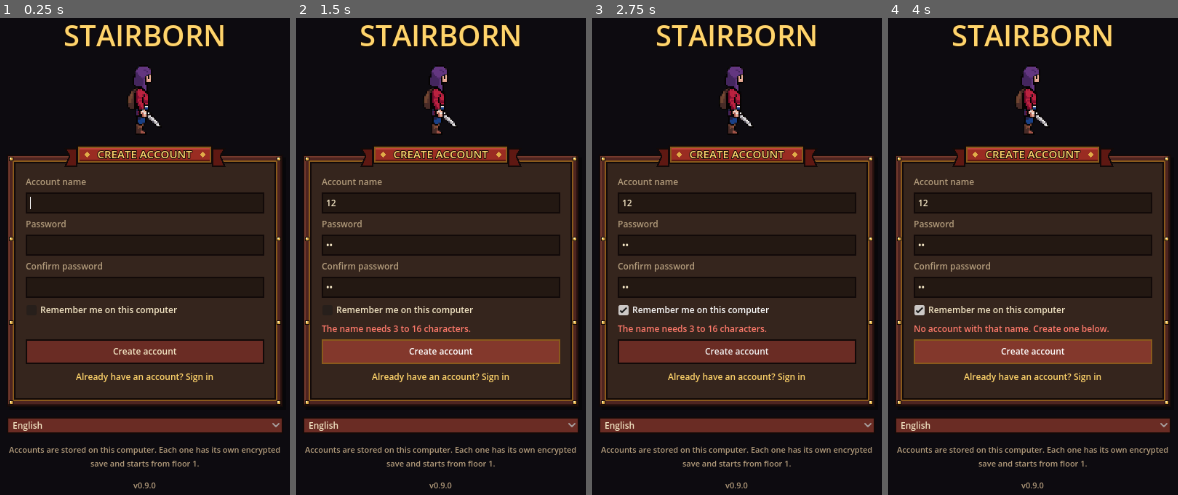
Above: before the commit, frames 1-4 (left to right).
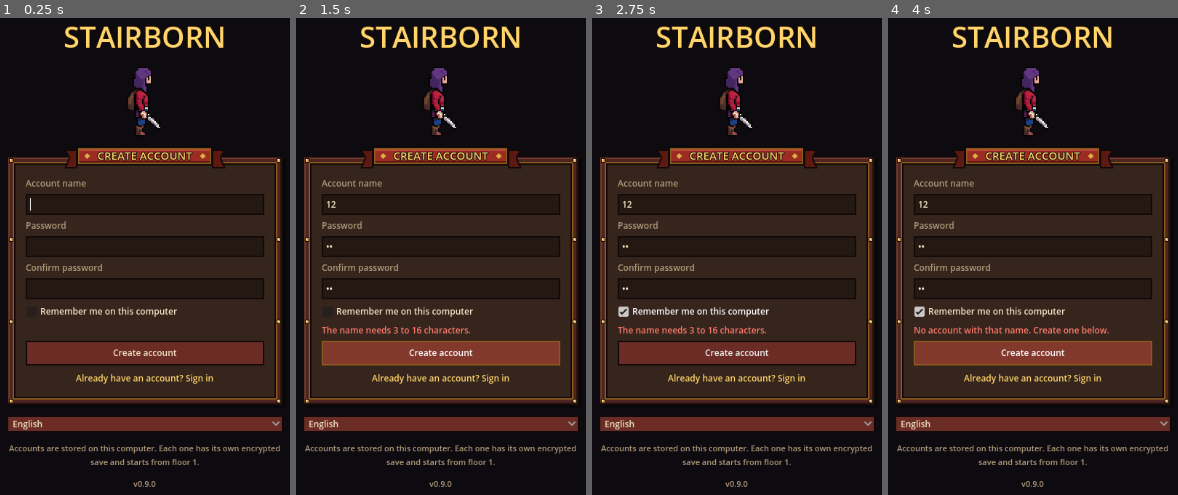
Above: after the commit, the same moments.

Repository: B4dCtrl/NEAT
Game: Godot game, scene res://scenes/main.tscn
The game is run twice, just before and just after one commit, with the same random seed, the same clock (stepped at 60 frames per second) and the same inputs.
Inputs (mouse positions are in pixels of both pictures, inside the frame that each line leads up to):
- Up to frame 1 (0.25 s): no input
- Up to frame 2 (1.5 s): click (441, 204) at 0.52 s; type "12" at 0.6 s; click (441, 246) at 0.75 s; type "12" at 0.83 s; click (441, 285) at 0.98 s; type "12" at 1.07 s; click "Create account" at 1.25 s
- Up to frame 3 (2.75 s): click "Remember me on this computer" at 2 s
- Up to frame 4 (4 s): click "Already have an account? Sign…" at 2.75 s; click "Sign in" at 3.5 s

The runs differ from the first frame. In frame 1, 9.6% of the frame differs, in the area x 2-98%, y 1-99%; in frame 2, 10%; in frame 3, 10%; in frame 4, 10%.

Commit message:
Fix the crash on exit, translate the bonfire tag, fit the login frame
- Music was rendered in GDScript on a worker thread, which corrupted the
  heap and crashed the game when it closed. It now renders on the main
  thread a couple of notes per frame, and stops if the game quits.
- The bonfire tag drawn on the stairs is translated; the login frame fits
  its form (no empty band when signing in) and its language menu follows
  the current language.
- tests/soak.gd: minutes of fast play, panels, languages and modes, to
  catch runtime script errors.

Co-Authored-By: Claude Opus 5.5 <noreply@anthropic.com>
Claude-Session: https://claude.ai/code/session_011tL4kMuabpwphMLcc2tf4B

Diff:
--- a/infinite_tower/core/audio.gd
+++ b/infinite_tower/core/audio.gd
@@ -15,7 +15,8 @@
 var _tracks := {}
 var _current_track := ""
 var _wanted_track := "climb"
-var _building := {}
+var _building := {}         # tracks being rendered
+var _abort := false         # set on exit: a running render stops early
 
 
 func _ready() -> void:
@@ -212,6 +213,10 @@
 	bytes.resize(samples.size() * 2)
 	for i in samples.size():
 		bytes.encode_s16(i * 2, int(clampf(samples[i], -1.0, 1.0) * 32000.0))
+	return _wav_from_bytes(bytes, rate, loop)
+
+
+func _wav_from_bytes(bytes: PackedByteArray, rate: int, loop: bool) -> AudioStreamWAV:
 	var w := AudioStreamWAV.new()
 	w.format = AudioStreamWAV.FORMAT_16_BITS
 	w.mix_rate = rate
@@ -219,7 +224,7 @@
 	w.data = bytes
 	if loop:
 		w.loop_mode = AudioStreamWAV.LOOP_FORWARD
-		w.loop_end = samples.size()
+		w.loop_end = bytes.size() / 2
 	return w
 
 
@@ -245,9 +250,14 @@
 	if _building.has(track) or _tracks.has(track):
 		return
 	_building[track] = true
-	WorkerThreadPool.add_task(func():
-		var wav := _render_track(track)
-		call_deferred("_on_track_ready", track, wav))
+	_render_track(track)
+
+
+## Rendering runs on the main thread, a few notes per frame. (It used to run
+## on a worker thread, but GDScript there corrupted memory and crashed the
+## game on exit.)
+func _exit_tree() -> void:
+	_abort = true
 
 
 func _on_track_ready(track: String, wav: AudioStreamWAV) -> void:
@@ -259,7 +269,8 @@
 
 ## A small chiptune loop: triangle bass, square arpeggios, a pulse melody and
 ## noise hats. "climb" is calm (A minor, 96 BPM); "boss" is tense (D minor, 132).
-func _render_track(track: String) -> AudioStreamWAV:
+## A coroutine: it yields every few 16th notes so the game never stutters.
+func _render_track(track: String) -> void:
 	var boss := track == "boss"
 	var bpm := 132.0 if boss else 96.0
 	var beat := 60.0 / bpm
@@ -276,6 +287,10 @@
 	var rng := RandomNumberGenerator.new()
 	rng.seed = 7
 	for sidx in steps:
+		if sidx % 2 == 0:
+			await get_tree().process_frame
+			if _abort:
+				return
 		var bar: Array = bars[int(sidx / 16) % bars.size()]
 		var root: int = bar[0]
 		var third := 3 if bar[1] == "m" else 4
@@ -297,7 +312,15 @@
 			_add_noise(out, t0, int(len * 0.35), 0.03 if sidx % 8 != 4 else 0.08, rng)
 		if boss and sidx % 8 == 0:
 			_add_note(out, t0, len, 55.0, "triangle", 0.2)
-	return _to_wav(out, MUSIC_RATE, true)
+	var bytes := PackedByteArray()
+	bytes.resize(out.size() * 2)
+	for i in out.size():
+		if i % 20000 == 0:
+			await get_tree().process_frame
+			if _abort:
+				return
+		bytes.encode_s16(i * 2, int(clampf(out[i], -1.0, 1.0) * 32000.0))
+	_on_track_ready(track, _wav_from_bytes(bytes, MUSIC_RATE, true))
 
 
 static func _midi(note: int) -> float:
--- a/infinite_tower/data/lang/es.json
+++ b/infinite_tower/data/lang/es.json
@@ -1057,5 +1057,6 @@
 	"The Steam Market opens when Stairborn launches on Steam.": "El Mercado de Steam abre cuando Stairborn se lance en Steam.",
 	"You have %s gold. Each new hero costs more than the last.": "Tienes %s de oro. Cada héroe nuevo cuesta más que el anterior.",
 	"{month}/{day} {time}": "{day}/{month} {time}",
-	"Fl. %d": "Piso %d"
+	"Fl. %d": "Piso %d",
+	"checkpoint": "hoguera"
 }
--- a/infinite_tower/data/lang/pt.json
+++ b/infinite_tower/data/lang/pt.json
@@ -1057,5 +1057,6 @@
 	"The Steam Market opens when Stairborn launches on Steam.": "O Mercado da Steam abre quando o Stairborn for lançado na Steam.",
 	"You have %s gold. Each new hero costs more than the last.": "Você tem %s de ouro. Cada herói novo custa mais que o anterior.",
 	"{month}/{day} {time}": "{day}/{month} {time}",
-	"Fl. %d": "And. %d"
+	"Fl. %d": "And. %d",
+	"checkpoint": "fogueira"
 }
--- a/infinite_tower/scenes/ui/login_view.gd
+++ b/infinite_tower/scenes/ui/login_view.gd
@@ -24,6 +24,8 @@
 var _note: Label
 var _user_label: Label
 var _pass_label: Label
+var _frame: Control
+var _frame_body: MarginContainer
 
 
 static func t(key: String) -> String:
@@ -64,7 +66,9 @@
 	var frame := _Frame.new()
 	frame.custom_minimum_size = Vector2(380, 360)
 	col.add_child(frame)
+	_frame = frame
 	var margin := MarginContainer.new()
+	_frame_body = margin
 	margin.set_anchors_preset(Control.PRESET_FULL_RECT)
 	for side in ["left", "right", "bottom"]:
 		margin.add_theme_constant_override("margin_" + side, 26)
@@ -149,6 +153,9 @@
 
 
 func _retranslate() -> void:
+	for i in _lang.item_count:
+		if _lang.get_item_metadata(i) == Loc.current():
+			_lang.select(i)
 	_user_label.text = t("user")
 	_pass_label.text = t("password")
 	_confirm_label.text = t("confirm")
@@ -174,6 +181,14 @@
 	_switch.text = t("to_sign_in") if on else t("to_create")
 	_error.text = ""
 	queue_redraw()
+	_fit_frame.call_deferred()
+
+
+## The frame is drawn by hand, so it does not follow its content: size it to
+## the form (signing in has one field less than creating an account).
+func _fit_frame() -> void:
+	if _frame != null and _frame_body != null:
+		_frame.custom_minimum_size.y = _frame_body.get_combined_minimum_size().y
 
 
 func _submit() -> void:
@@ -190,6 +205,7 @@
 		if err == "no_account":
 			_set_creating(true)
 			_error.text = t(err)
+		_fit_frame.call_deferred()
 		Game.sfx_requested.emit("miss")
 		return
 	_pass.text = ""
--- a/infinite_tower/scenes/ui/tower_stage.gd
+++ b/infinite_tower/scenes/ui/tower_stage.gd
@@ -737,8 +737,9 @@
 		if k == int(Game.state.get("checkpoint", 1)):
 			var font := get_theme_default_font()
 			var fs := int(maxf(8.0, px * 3.5))
-			draw_string_outline(font, base + Vector2(-30, 6 * px), "checkpoint", HORIZONTAL_ALIGNMENT_CENTER, 60, fs, 3, ink)
-			draw_string(font, base + Vector2(-30, 6 * px), "checkpoint", HORIZONTAL_ALIGNMENT_CENTER, 60, fs, Color("#ffb13d"))
+			var tag := Loc.t("checkpoint")
+			draw_string_outline(font, base + Vector2(-40, 6 * px), tag, HORIZONTAL_ALIGNMENT_CENTER, 80, fs, 3, ink)
+			draw_string(font, base + Vector2(-40, 6 * px), tag, HORIZONTAL_ALIGNMENT_CENTER, 80, fs, Color("#ffb13d"))
 
 
 const DROP_LIFE := 2.6
--- /dev/null
+++ b/infinite_tower/tests/soak.gd
@@ -0,0 +1,66 @@
+extends SceneTree
+## Stability soak: plays the real game fast for a while (climbs, fights, falls,
+## bosses), opens and closes every panel, flips languages and modes, opens a
+## cache and catches the imp. Any script error shows up in the log.
+##   xvfb-run godot --path . -s res://tests/soak.gd -- [seconds]
+
+var main: Node
+
+
+func _initialize() -> void:
+	var args := OS.get_cmdline_user_args()
+	main = load("res://scenes/main.tscn").instantiate()
+	root.add_child(main)
+	_run(float(args[0]) if not args.is_empty() else 180.0)
+
+
+func _wait(frames: int) -> void:
+	for i in frames:
+		await process_frame
+
+
+func _run(seconds: float) -> void:
+	var game = root.get_node("Game")
+	var wm = root.get_node("WindowManager")
+	await _wait(10)
+	var Accounts = load("res://core/accounts.gd")
+	Accounts.delete_account("soak_bot")
+	game.create_account("soak_bot", "soak-pass", false)
+	game.state["intro_seen"] = true
+	game.state["tutorial_seen"] = true
+	game.state["named"] = true
+	wm.set_mode("taskbar")
+	var tv = main.get_node("TaskbarView")
+	var start := Time.get_ticks_msec()
+	var langs := ["pt", "es", "en"]
+	var round := 0
+	game.time_scale = 60.0
+	while (Time.get_ticks_msec() - start) / 1000.0 < seconds:
+		round += 1
+		await _wait(90)
+		var id: String = tv.panels.ORDER[round % tv.panels.ORDER.size()]
+		tv.panels.open(id)
+		await _wait(20)
+		if round % 5 == 0:
+			game.set_language(langs[(round / 5) % langs.size()])
+			await _wait(10)
+		tv.panels.close_all()
+		if round % 7 == 0:
+			wm.set_mode("expedition")
+			var tabs: TabContainer = main.get_node("ExpeditionView").find_child("Tabs", true, false)
+			for t in tabs.get_tab_count():
+				tabs.current_tab = t
+				await _wait(5)
+			wm.set_mode("taskbar")
+		if round % 4 == 0 and float(game.state["gold"]) > 0.0:
+			game.mint_hero()
+		if round % 9 == 0:
+			game.imp_left = 5.0
+			await _wait(5)
+			game.catch_imp()
+			game.open_cache()
+		if round % 11 == 0:
+			game.save()
+	game.time_scale = 1.0
+	print("SOAK DONE rounds=%d floor=%d best=%d heroes=%d falls=%d" % [round, game.state["floor"], game.state["best_floor_ever"], game.state["heroes"].size(), int(game.state["stats"].get("falls", 0))])
+	quit()
--- a/infinite_tower/tools/i18n/extra.json
+++ b/infinite_tower/tools/i18n/extra.json
@@ -570,5 +570,9 @@
 	"   |   Checkpoint: floor %d": [
 		"   |   Fogueira: andar %d",
 		"   |   Hoguera: piso %d"
+	],
+	"checkpoint": [
+		"fogueira",
+		"hoguera"
 	]
 }
